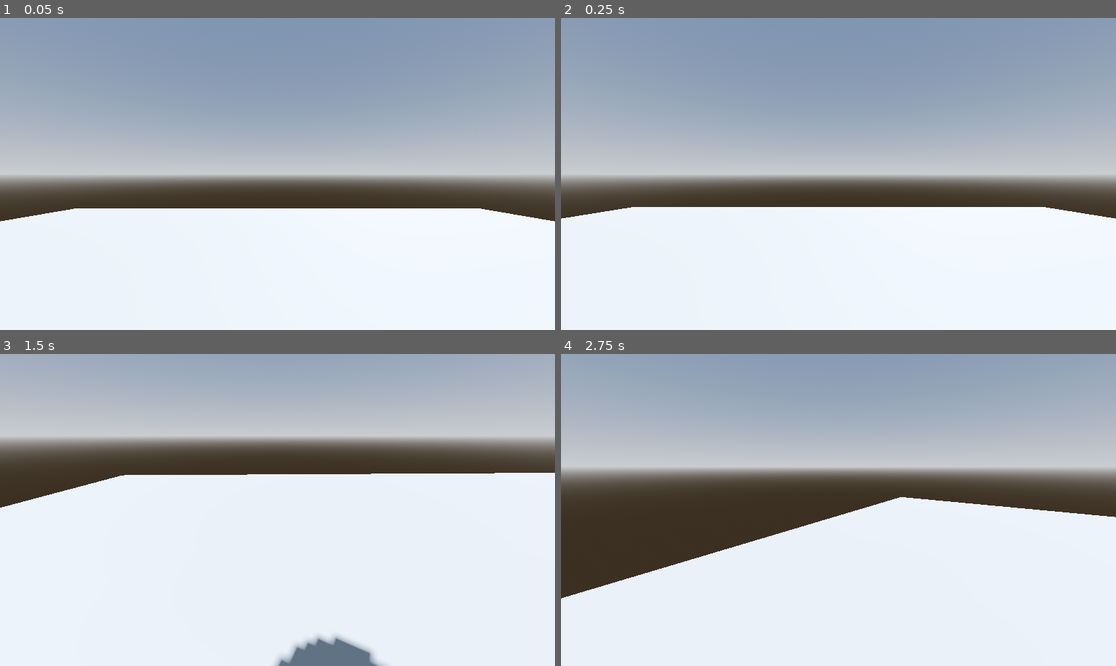
Above: before the commit, frames 1-4 (two rows, left to right).
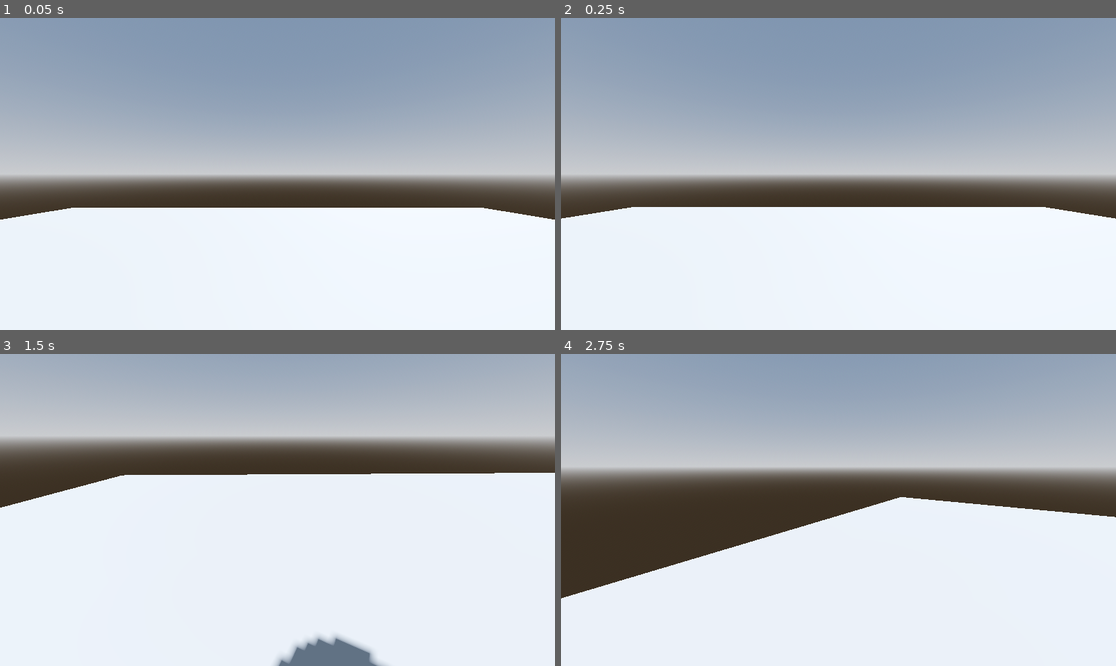
Above: after the commit, the same moments.

Repository: Zawaer/coin-thing
Game: Godot game, scene res://main.tscn
Two runs of this game, one before a commit and one after it. Both use one fixed random seed, a clock stepped at 60 frames per second and the inputs below.
Inputs (mouse positions are in pixels of both pictures, inside the frame that each line leads up to):
- Up to frame 1 (0.05 s): no input
- Up to frame 2 (0.25 s): no input
- Up to frame 3 (1.5 s): tap Enter (ui_accept) at 0.5, 0.77 s; move the mouse to (399, 494) at 0.52 s; hold D (right) 0.53-1.28 s; click (399, 494) at 0.67 s; move the mouse to (249, 510) at 1.27 s; hold W (forward) from 1.28 s (still down)
- Up to frame 4 (2.75 s): keep holding W (forward); tap Enter (ui_accept) at 1.52 s; move the mouse to (849, 503) at 2.02 s

The runs differ from the first frame. In frame 1, 0.3% of the frame differs, in the area x 0-100%, y 60-66%; in frame 2, less than 0.1%; in frame 3, less than 0.1%; in frame 4, nothing differs.

Commit message:
Update character transform position for improved alignment

Diff:
--- a/main.tscn
+++ b/main.tscn
@@ -44,7 +44,7 @@
 shape = SubResource("ConcavePolygonShape3D_ig7tw")
 
 [node name="CharacterBody3D" type="CharacterBody3D" parent="."]
-transform = Transform3D(1, 0, 0, 0, 1, 0, 0, 0, 1, 0, 1.0841144, 0)
+transform = Transform3D(1, 0, 0, 0, 1, 0, 0, 0, 1, 0, 1.0239458, 0)
 script = ExtResource("1_ig7tw")
 
 [node name="MeshInstance3D" type="MeshInstance3D" parent="CharacterBody3D"]
